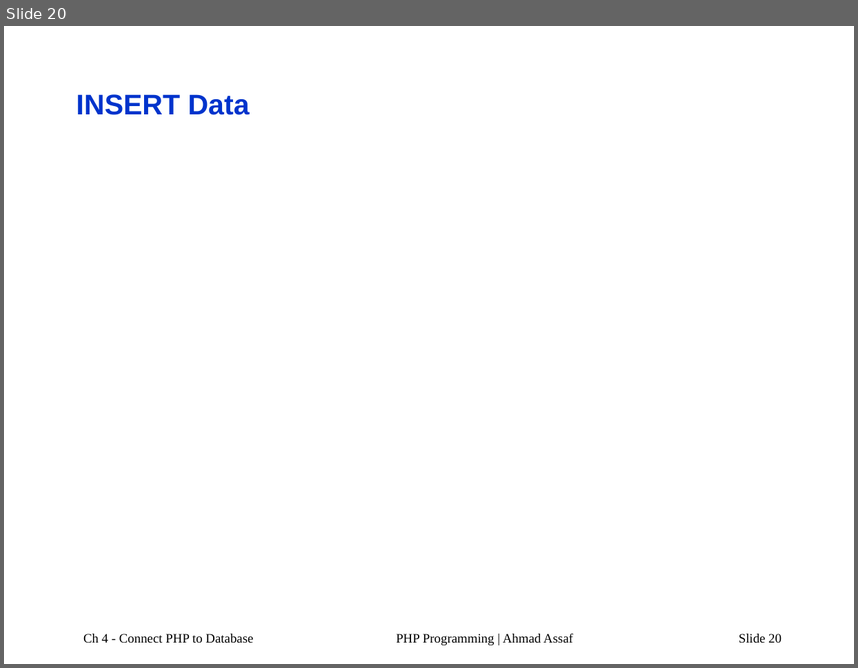
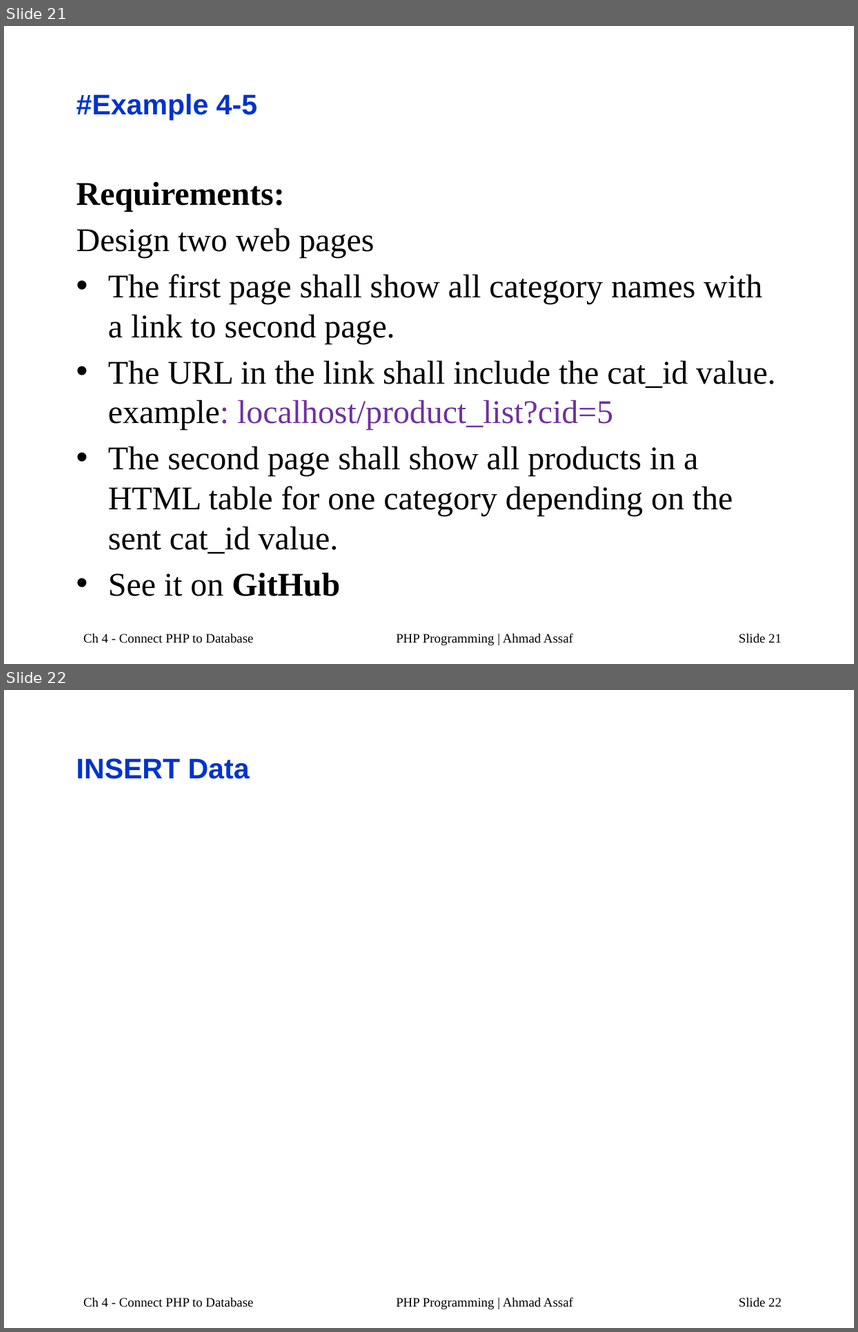
Before and after one commit to AhmadAssafCode/PHP2211, a slide deck: others/PHP-Ch4a.pptx. Shown one above the other, each under a label of ours: slide 20 before the commit, slides 21 and 22 after it. The pictures are 858x668 and 858x1332 pixels, drawn with LibreOffice and Linux fonts; fonts in the diff are those of the drawing. Boxes give left, top, right and bottom in pixels: in the first picture for what was removed or moved away, otherwise in the second. Text is boxed around its words. In the diff, an @@ line names an element or a change of style, - is before the commit and + after.

```diff
--- a/others/PHP-Ch4a.pptx
+++ b/others/PHP-Ch4a.pptx
@@ slide 21 added at bbox=[4, 26, 854, 664], background #FFFFFF @@
@@ title added at bbox=[76, 94, 257, 120], 24 pt, text #0033CC, bold @@
+#Example 4-5
@@ text added at bbox=[76, 181, 776, 596], 28 pt, text #000000 @@
+Requirements:
+Design two web pages
+• The first page shall show all category names with a link to second page.
+• The URL in the link shall include the cat_id value. example: localhost/product_list?cid=5
+• The second page shall show all products in a HTML table for one category depending on the sent cat_id value.
+• See it on GitHub
@@ text added at bbox=[83, 633, 253, 643], 11 pt, text #000000 @@
+Ch 4 - Connect PHP to Database
@@ text added at bbox=[396, 633, 573, 645], 11 pt, text #000000 @@
+PHP Programming | Ahmad Assaf
@@ page number added at bbox=[739, 633, 782, 643], 11 pt, text #000000 @@
+Slide 21
@@ what was slide 20 is now slide 22 @@
@@ page number at bbox=[739, 1297, 782, 1307]: text changed @@
-Slide 20
+Slide 22
```
Also in this commit, not shown: 8 slides changed, 6 other slides added, 2 other files.
